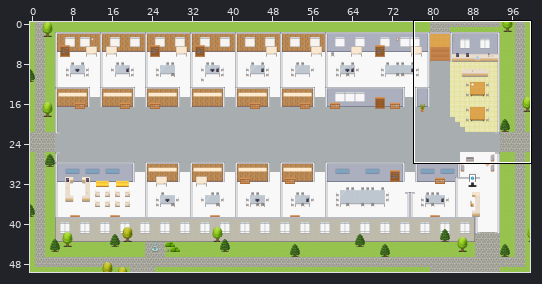
An edit to a level. Tiled map (JSON), maps/CS-Customer-Experience-Platform-Sales-Service-Experience-Unit.tmj. Above: a wide view before the commit, with the close-up outlined.
Close-up. Earlier state:
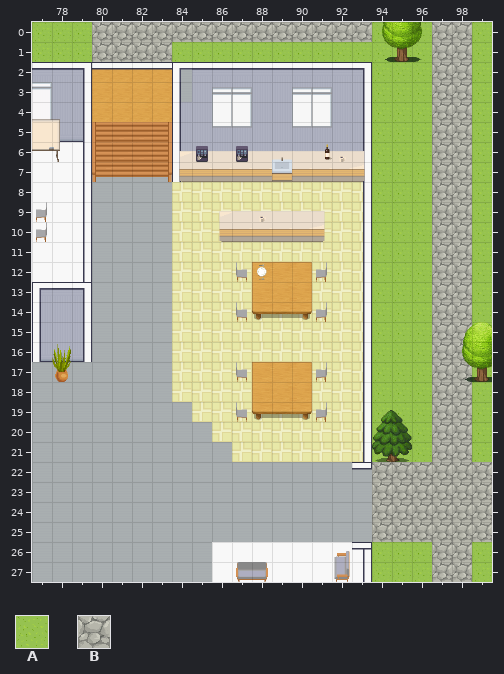
Cells are 32x32 px. Shown: x 77..99, y 0..27. The commit also changed other parts of the map, which this record leaves out.
Key: from "Exterior": A 629, B 638.
_ is an empty cell, # one hidden under a higher layer.
Layers that did not change in this view are not listed.
Layer "outside" before, first column x 77:
 0 AAABBBBBBBBBBBBBBA#ABBA
 1 AAABBBBAAAAAAAAAAAAABBA
 2 #################AAABBA
 3 #################AAABBA
 4 #################AAABBA
 5 #################AAABBA
 6 #################AAABBA
 7 #################AAABBA
 8 #################AAABBA
 9 #################AAABBA
10 #################AAABBA
11 #################AAABBA
12 #################AAABBA
13 #################AAABBA
14 #################AAABBA
15 #################AAABBA
16 #################AAABB#
17 #################AAABBA
18 #################AAABBA
19 #################AAABBA
20 #################AAABBA
21 #################AAABBA
22 #################BBBBBB
23 #################BBBBBB
24 #################BBBBBB
25 #################BBBBBB
26 #################AAABBA
27 #################AAABBA
And afterwards:
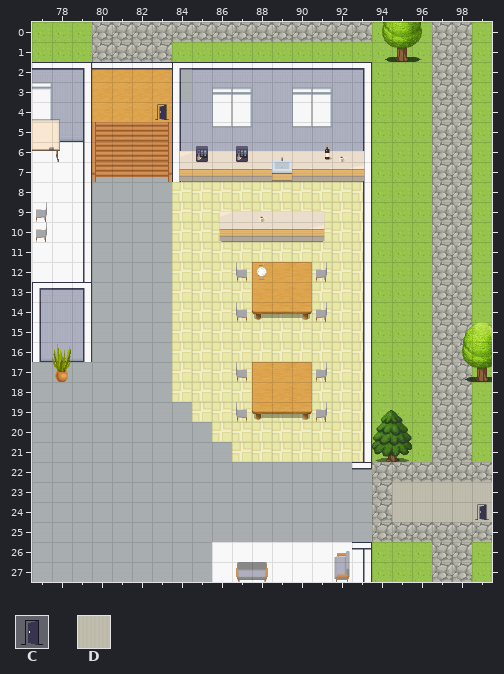
Further tiles: from "User_Zones": C 65; from "room2": D 328.
Edits made:
Layer "outside":
y 23..24: x 95..99 BBBBB -> DDDDD
Layer "zones":
y 4: x 83 _ -> C
y 24: x 99 _ -> C
Where, in picture pixels (left, top, right, bottom), the same in both close-ups:
added: (155, 104, 169, 120)
changed: (392, 482, 492, 522)
